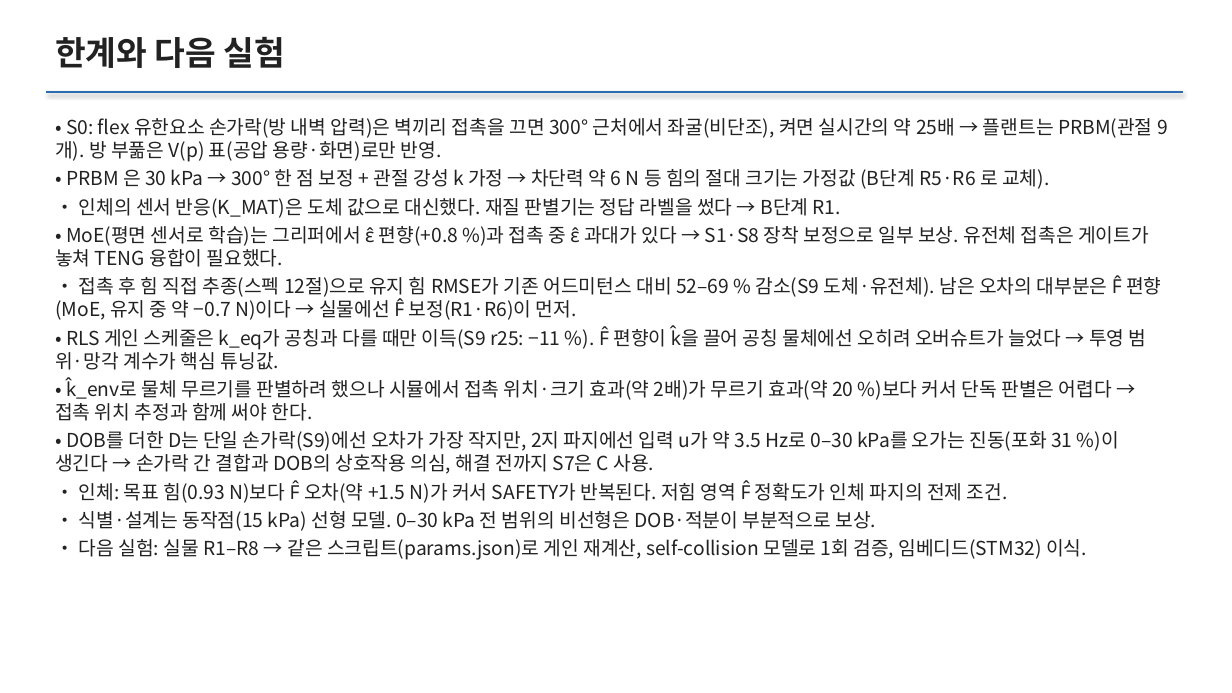
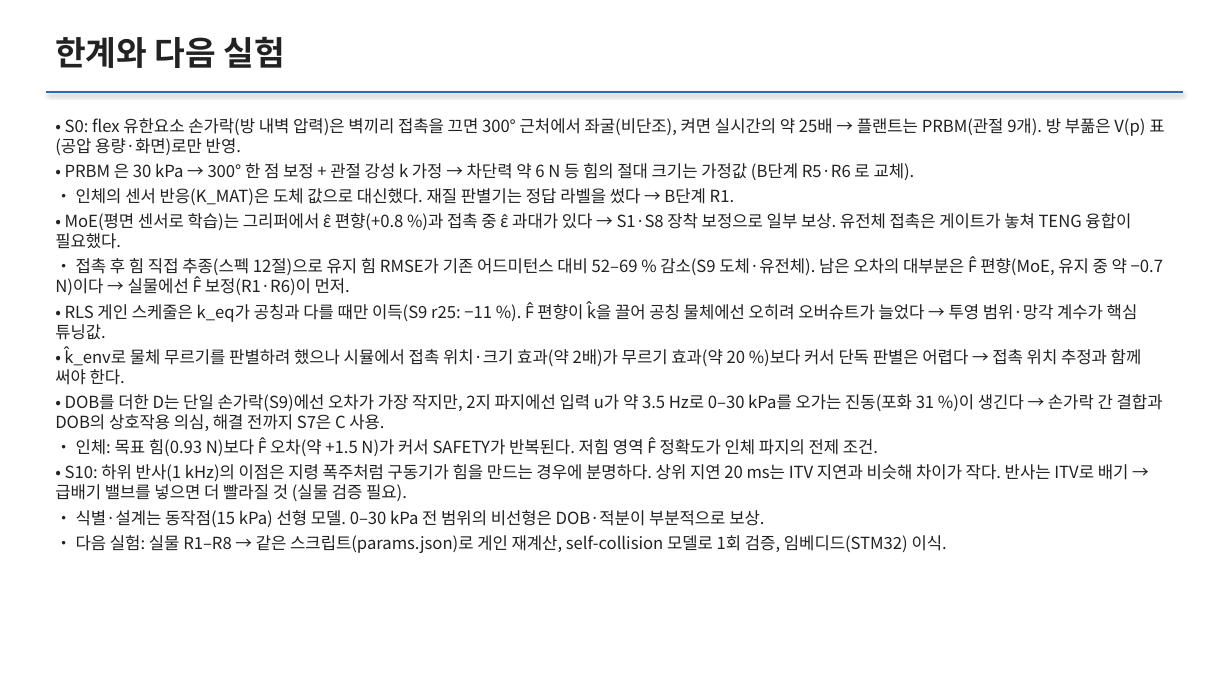
Before and after one commit to HeejunMoon53/MultimodalSensor, a slide deck: slide 30 of Hardware/로봇제어프로젝트/MEC799_Project_PneuNet.pptx (slide 26 before the commit). Drawn at 1232x693 pixels with LibreOffice and Linux fonts; fonts in the diff are those of the drawing. Boxes give left, top, right and bottom in pixels: in the first picture for what was removed or moved away, otherwise in the second. Text is boxed around its words. In the diff, an @@ line names an element or a change of style, - is before the commit and + after.

```diff
--- a/Hardware/로봇제어프로젝트/MEC799_Project_PneuNet.pptx
+++ b/Hardware/로봇제어프로젝트/MEC799_Project_PneuNet.pptx
@@ text at <box>55,118,1164,553</box>: size 15 to 13 pt in "• S0: flex 유한요소 손가락(방 내벽 압력)은 ...", "• PRBM 은 30 kPa → 300° ...", "• 인체의 센서 반응(K_MAT)은 도체 값으로 대신했다. ...", "• MoE(평면 센서로 학습)는 그리퍼에서 ε̂ 편향(+0.8 ..." and 7 more places @@
@@ text at <box>55,464,1129,501</box>: paragraph added @@
+• S10: 하위 반사(1 kHz)의 이점은 지령 폭주처럼 구동기가 힘을 만드는 경우에 분명하다. 상위 지연 20 ms는 ITV 지연과 비슷해 차이가 작다. 반사는 ITV로 배기 → 급배기 밸브를 넣으면 더 빨라질 것 (실물 검증 필요).
```
Also in this commit, not shown: 2 other slides changed, 4 slides added, 31 other files.
